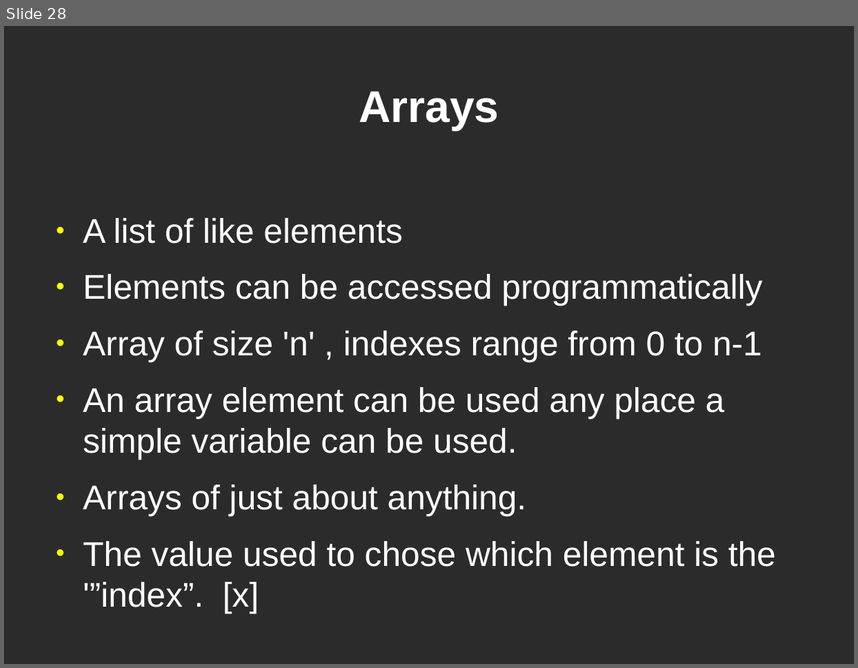
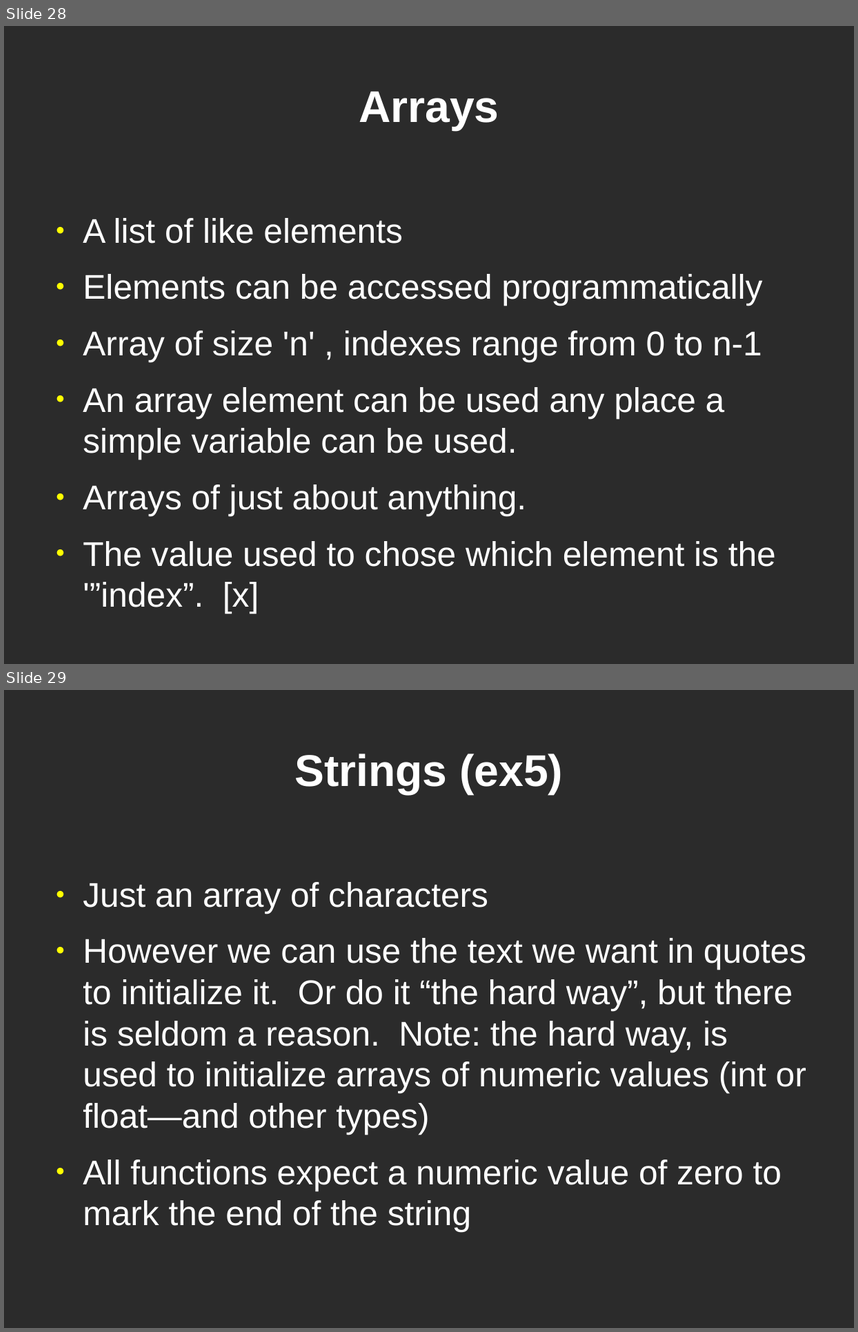
Before and after one commit to dklamet/class, a slide deck: docs/class.odp. Shown one above the other, each under a label of ours: slide 28 before the commit, slides 28 and 29 after it. The pictures are 858x668 and 858x1332 pixels, drawn with LibreOffice and Linux fonts; fonts in the diff are those of the drawing; background and template pictures are left out; a plain dark background stands for a picture behind light text. Boxes give left, top, right and bottom in pixels: in the first picture for what was removed or moved away, otherwise in the second. Text is boxed around its words. In the diff, an @@ line names an element or a change of style, - is before the commit and + after.

```diff
--- a/docs/class.odp
+++ b/docs/class.odp
@@ slide 29 added at bbox=[4, 690, 854, 1328], background picture (left out) @@
@@ title added at bbox=[294, 753, 563, 794], 41.4 pt, text #FFFFFF, bold @@
+Strings (ex5)
@@ text added at bbox=[83, 882, 806, 1232], 32 pt, text #FFFFFF @@
+● Just an array of characters
+● However we can use the text we want in quotes to initialize it. Or do it “the hard way”, but there is seldom a reason. Note: the hard way, is used to initialize arrays of numeric values (int or float—and other types)
+● All functions expect a numeric value of zero to mark the end of the string
```
Also in this commit, not shown: 6 other slides added, 6 other files.
